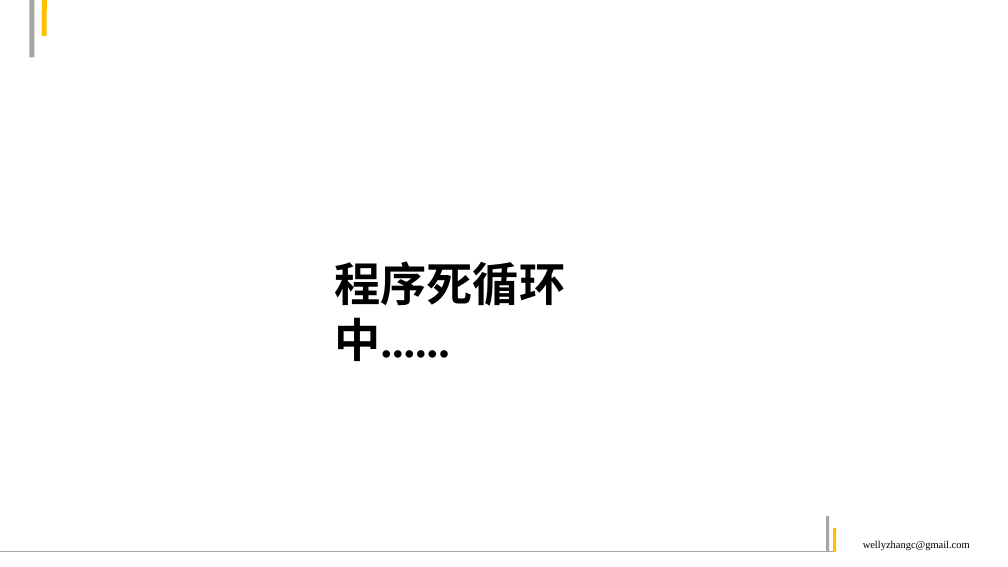
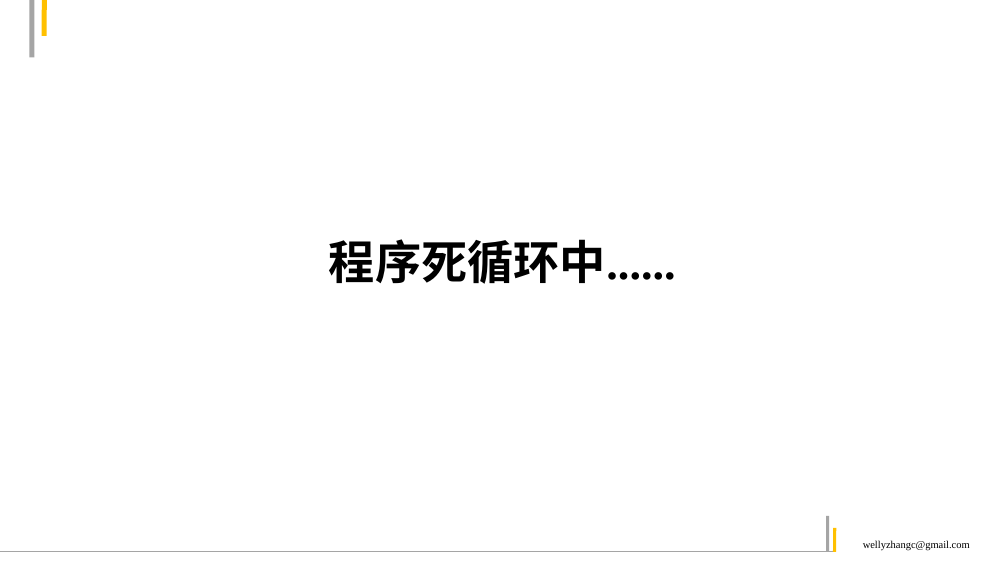
Before and after one commit to WellyZhang/ICJs, a slide deck: slide 7 of doc/Presentation.pptx. Drawn at 1008x567 pixels with LibreOffice and Linux fonts; fonts in the diff are those of the drawing. Boxes give left, top, right and bottom in pixels: in the first picture for what was removed or moved away, otherwise in the second. Text is boxed around its words. In the diff, an @@ line names an element or a change of style, - is before the commit and + after.

```diff
--- a/doc/Presentation.pptx
+++ b/doc/Presentation.pptx
@@ text "程序死循环中......" rewrapped from [334,261,565,361] to [329,239,676,284] @@
```
Also in this commit, not shown: 1 other slide changed, 12 other files.
